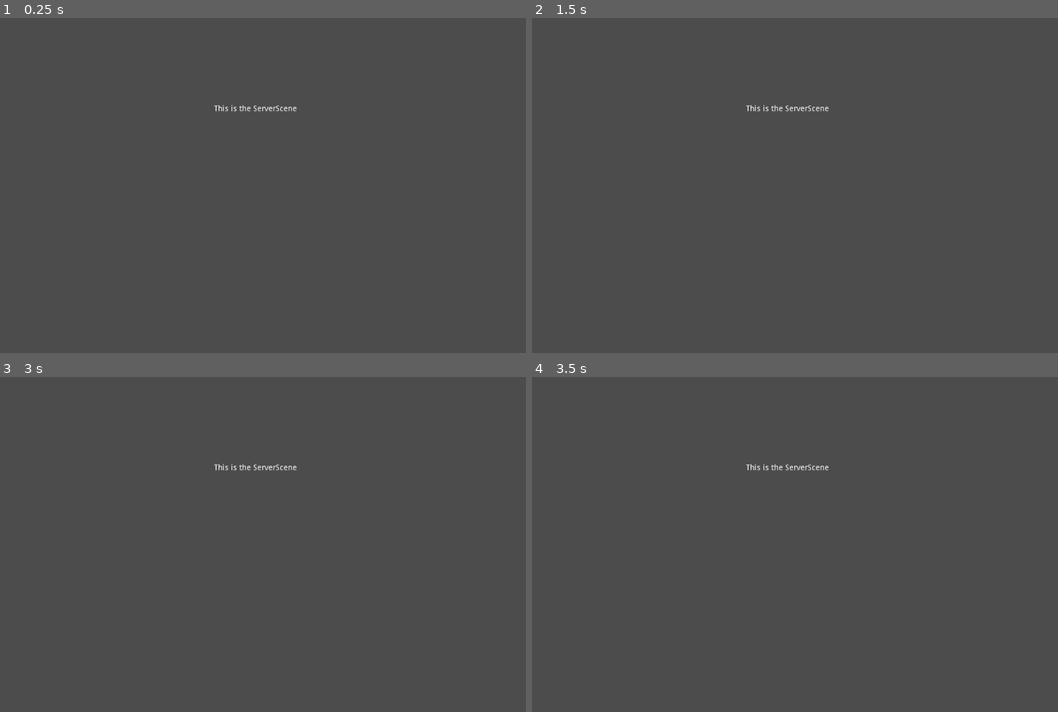
Above: before the commit, frames 1-4 (two rows, left to right).
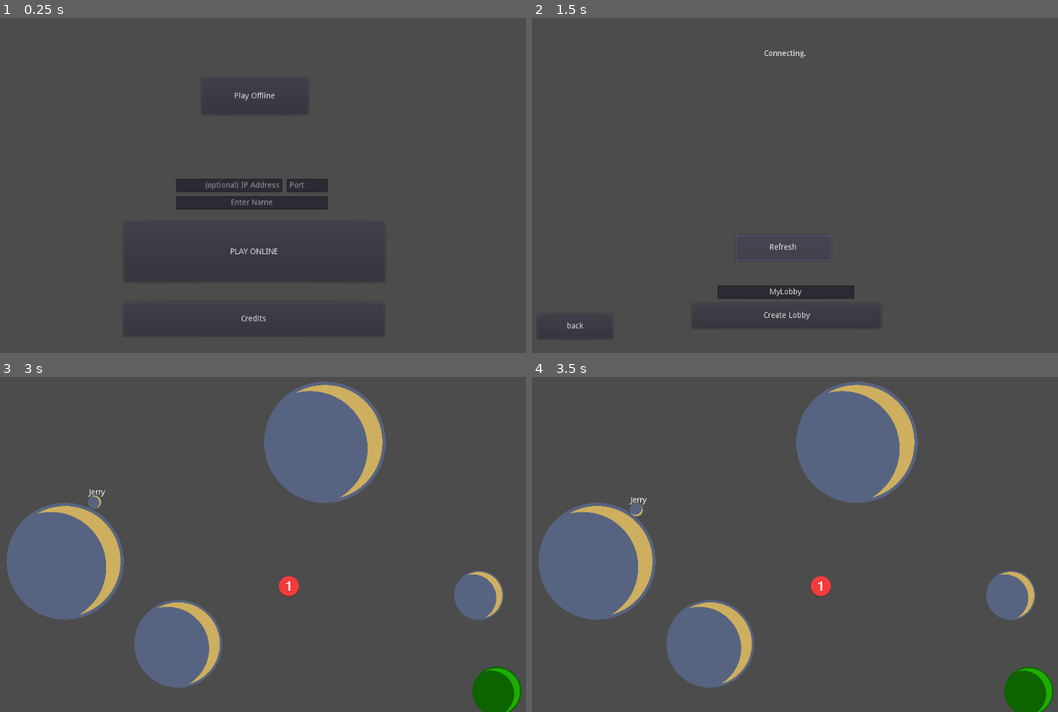
Above: after the commit, the same moments.

Repository: Athakaspen/SpaceGolf
Game: Godot game, scene res://Scenes/MyNetworking/InitScene.tscn
The game is run twice, just before and just after one commit, with the same random seed, the same clock (stepped at 60 frames per second) and the same inputs.
Inputs (mouse positions are in pixels of both pictures, inside the frame that each line leads up to):
- Up to frame 1 (0.25 s): no input
- Up to frame 2 (1.5 s): click (784, 252) at 0.5 s, where only the run after the commit has a clickable "PLAY ONLINE"; click (784, 249) at 1.25 s, where only the run after the commit has a clickable "Refresh"
- Up to frame 3 (3 s): click (42, 685) at 2 s, where only the run after the commit has a clickable "back"; click (252, 454) at 2.75 s, where only the run after the commit has a clickable "Play Offline"
- Up to frame 4 (3.5 s): no input

The runs differ from the first frame. In frame 1, 2.5% of the frame differs, in the area x 33-63%, y 22-91%; in frame 2, 1.4%; in frame 3, 19%; in frame 4, 19%, in the area x 1-100%, y 1-100%.

Commit message:
works decently, just pushed to server

Diff:
--- a/Scripts/MainMenu.gd
+++ b/Scripts/MainMenu.gd
@@ -18,8 +18,8 @@
 	if IP == "" or port == "":
 		NetworkManager.connect_to_server(name)
 	else:
-		NetworkManager.connect_to_server(name, IP, port)
-	print("changing scene")
+		NetworkManager.connect_to_server(name, IP, int(port))
+
 	get_tree().change_scene("res://Scenes/MyNetworking/LobbyList.tscn")
 
 
--- a/Scripts/MyNetworking/NetworkManager.gd
+++ b/Scripts/MyNetworking/NetworkManager.gd
@@ -1,10 +1,11 @@
 extends Node
 
 # How I ran as a server on GCP:  nohup ./Godot_v3.2.1-stable_linux_server.64 --main-pack SquaresClub.pck --network_connection_type=server &
-const DEFAULT_IP = '127.0.0.1'
+#const DEFAULT_IP = '127.0.0.1'
+const DEFAULT_IP = '3.15.188.170'
 const DEFAULT_PORT = 24601
 const DEFAULT_MAX_PLAYERS = 64
-const DEFAULT_CONNECTION_TYPE = "server"
+const DEFAULT_CONNECTION_TYPE = "client"
 const SERVER_ID = 1
 
 var isConnected = false
@@ -81,7 +82,7 @@
 
 # Runs on client, called by server (in send_lobby_data)
 puppet func receive_lobby_data(lobby_data):
-	print(lobby_data)
+#	print(lobby_data)
 	emit_signal("new_lobby_data", lobby_data)
 
 func rq_create_lobby(lobby_name:String):
@@ -127,7 +128,7 @@
 # 	In that case, other_player_id is 1 for the server.
 func _on_player_connected(other_player_id):
 	print("Player %s connected" % str(other_player_id))
-	print("my id is %s" % str(get_tree().get_network_unique_id()))
+#	print("my id is %s" % str(get_tree().get_network_unique_id()))
 #	var player_id = get_tree().get_network_unique_id()
 
 	# This client asks the server for the new player's data.
